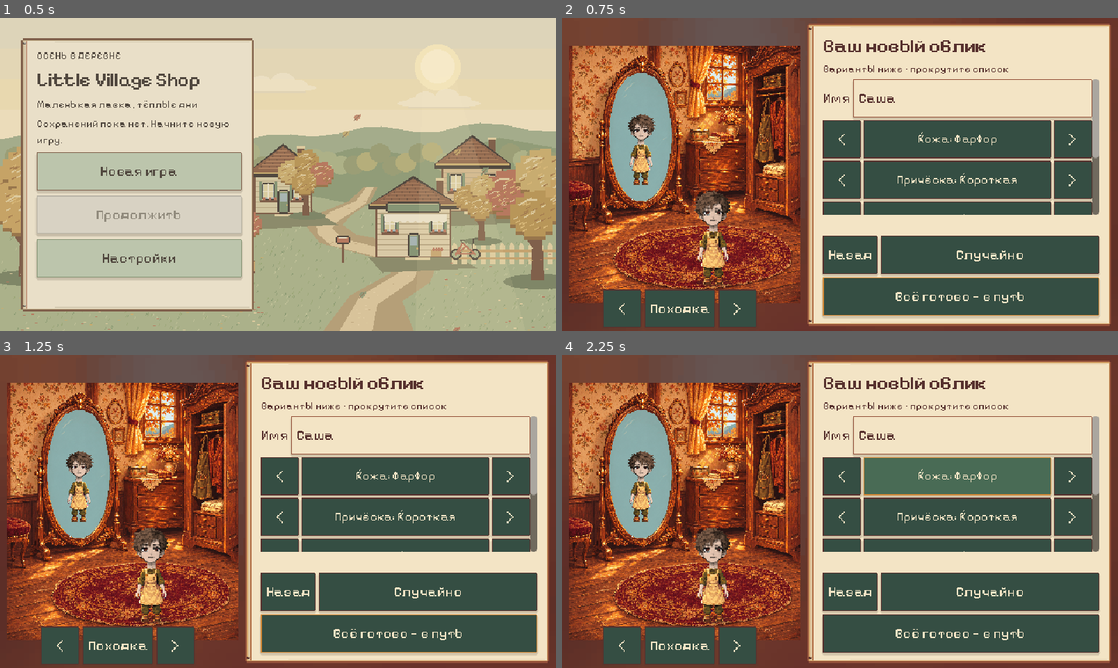
Above: before the commit, frames 1-4 (two rows, left to right).
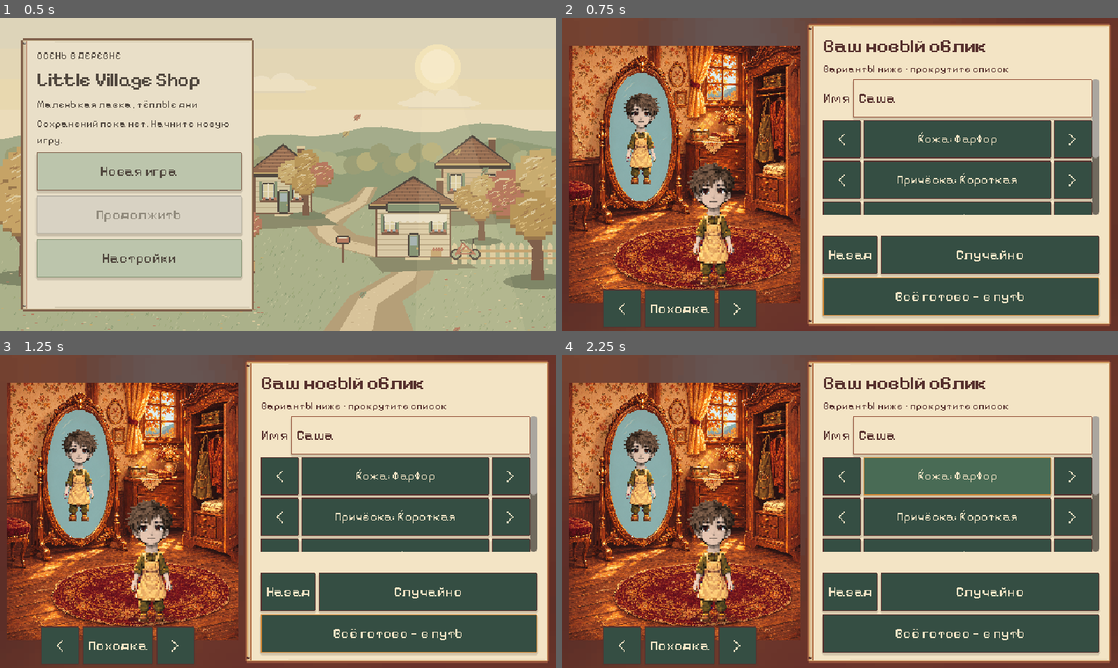
Above: after the commit, the same moments.

Repository: ksnarchive/little-village-shop
Game: Godot game, scene res://scenes/start.tscn
Two runs of this game, one before a commit and one after it. Both use one fixed random seed, a clock stepped at 60 frames per second and the inputs below.
Inputs:
- Up to frame 1 (0.5 s): no input
- Up to frame 2 (0.75 s): click "Новая игра" at 0.5 s
- Up to frame 3 (1.25 s): no input
- Up to frame 4 (2.25 s): click "‹" at 1.25 s; click "Кожа: Какао" at 2 s

Frame 1 is identical in both runs. In frame 2, 3.2% of the frame differs, in the area x 11-32%, y 24-87%; in frame 3, 3.2%; in frame 4, 3.2%, in the area x 11-32%, y 23-87%.

Commit message:
Adjust actor and wardrobe scale without changing artwork

Diff:
--- a/scripts/character_art.gd
+++ b/scripts/character_art.gd
@@ -5,8 +5,8 @@
 const POSES := 8 # neutral, blink, six walking phases
 const HEAD_POSES := 2
 const HAIR_POSES := 3 # neutral, tips lagging left / right
-const WORLD_SIZE := Vector2(28, 42)
-const ORIGIN := Vector2(-14, -32)
+const WORLD_SIZE := Vector2(40, 60)
+const ORIGIN := Vector2(-20, -50) # Preserve the original bottom/ground anchor at y=10.
 const BODY: Texture2D = preload("res://assets/characters/body.png")
 const CLOTHES: Texture2D = preload("res://assets/characters/clothes.png")
 const HANDS: Texture2D = preload("res://assets/characters/hands.png")
--- a/scripts/character_preview.gd
+++ b/scripts/character_preview.gd
@@ -15,9 +15,10 @@
 	draw_texture_rect(preload("res://assets/frontend/dressing_room.png"), Rect2(offset, Vector2(288, 320) * zoom), false)
 	# The exact same registered actor appears in the glass and on the rug.
 	draw_set_transform(offset + Vector2(89, 0) * zoom, 0.0, Vector2(-1, 1))
-	CharacterArt.draw_actor(self, appearance, facing, walking, elapsed, Vector2(-34, 74) * zoom, 2.4 * zoom, elapsed / 8.0, false)
+	CharacterArt.draw_actor(self, appearance, facing, walking, elapsed, Vector2(-44, 44) * zoom, 2.184 * zoom, elapsed / 8.0, false)
 	draw_set_transform(Vector2.ZERO)
 	# The portrait editor has a shallow art panel above its 44px turn controls.
 	var compact := size.x > size.y
-	var hero := Vector2(135, 142 if compact else 166)
-	CharacterArt.draw_actor(self, appearance, facing, walking, elapsed, offset + hero * zoom, (3.0 if compact else 3.2) * zoom, elapsed / 8.0)
+	# Compensate for the larger world scale: previews grow 30%, with fixed feet.
+	var hero := Vector2(122, 105 if compact else 127)
+	CharacterArt.draw_actor(self, appearance, facing, walking, elapsed, offset + hero * zoom, (2.73 if compact else 2.912) * zoom, elapsed / 8.0)
--- a/scripts/customer.gd
+++ b/scripts/customer.gd
@@ -145,14 +145,14 @@
 		draw_rect(Rect2(11, 3, 1, 5), Color("#80604B"))
 	# A catalog icon in a cream thought bubble shows held goods / waiting clearly.
 	if state == State.WAITING_AT_CHECKOUT or (basket != null and basket.total_units() > 0):
-		draw_rect(Rect2(-11, -52, 22, 21), Color("#51483F"))
-		draw_rect(Rect2(-10, -51, 20, 19), Color("#E9DFC8"))
-		draw_rect(Rect2(-1, -31, 3, 3), Color("#E9DFC8"))
+		draw_rect(Rect2(-9, -66, 18, 17), Color("#51483F"))
+		draw_rect(Rect2(-8, -65, 16, 15), Color("#E9DFC8"))
+		draw_rect(Rect2(-1, -49, 3, 3), Color("#E9DFC8"))
 		for item in _catalog.items:
 			if basket.quantity(item.id) > 0 and item.icon != null:
-				draw_texture_rect(item.icon, Rect2(-8, -50, 16, 16), false)
+				draw_texture_rect(item.icon, Rect2(-6, -64, 13, 13), false)
 				break
 	elif state == State.SEARCHING or state == State.LEAVING:
-		draw_rect(Rect2(-6, -41, 12, 9), Color("#E9DFC8"))
+		draw_rect(Rect2(-6, -58, 12, 9), Color("#E9DFC8"))
 		for x in [-3, 0, 3]:
-			draw_rect(Rect2(x, -37, 1, 1), Color("#51483F"))
+			draw_rect(Rect2(x, -54, 1, 1), Color("#51483F"))
--- a/tests/run_character_tests.gd
+++ b/tests/run_character_tests.gd
@@ -163,3 +163,14 @@
 	var a := CharacterArt.target_rect(CharacterArt.ORIGIN, 1.0, 0, true)
 	var b := CharacterArt.target_rect(CharacterArt.ORIGIN, 1.0, 1, true)
 	check(is_equal_approx(a.end.y, b.end.y), "Breathing keeps the feet anchored")
+	check(is_equal_approx(a.end.y, 10.0), "Larger visuals preserve the existing floor anchor")
+	var queue_fits := true
+	for texture in [VillagerArt.HEADS, VillagerArt.CLOTHES]:
+		var image: Image = texture.get_image()
+		for variant in range(3):
+			for column in range(image.get_width() / 64):
+				var used := image.get_region(Rect2i(column * 64, variant * 96, 64, 96)).get_used_rect()
+				var left := CharacterArt.ORIGIN.x + used.position.x * CharacterArt.WORLD_SIZE.x / 64
+				var right := CharacterArt.ORIGIN.x + used.end.x * CharacterArt.WORLD_SIZE.x / 64
+				queue_fits = queue_fits and left >= -14.0 and right <= 14.0
+	check(queue_fits, "All buyer silhouettes and walk poses fit the unchanged 28px queue spacing")
Binary file added: docs/character-scale-after-mobile-editor.png
Binary file added: docs/character-scale-after-mobile-shop.png
Binary file added: docs/character-scale-after-queue.png
Binary file added: docs/character-scale-after-shop.png
Binary file added: docs/character-scale-after-wardrobe.png
Binary file added: docs/character-scale-before-mobile-editor.png
Binary file added: docs/character-scale-before-mobile-shop.png
Binary file added: docs/character-scale-before-queue.png
Binary file added: docs/character-scale-before-shop.png
Binary file added: docs/character-scale-before-wardrobe.png
Not shown, changed: docs/character-art-direction.md
Not shown, added: docs/character-scale-review.md
